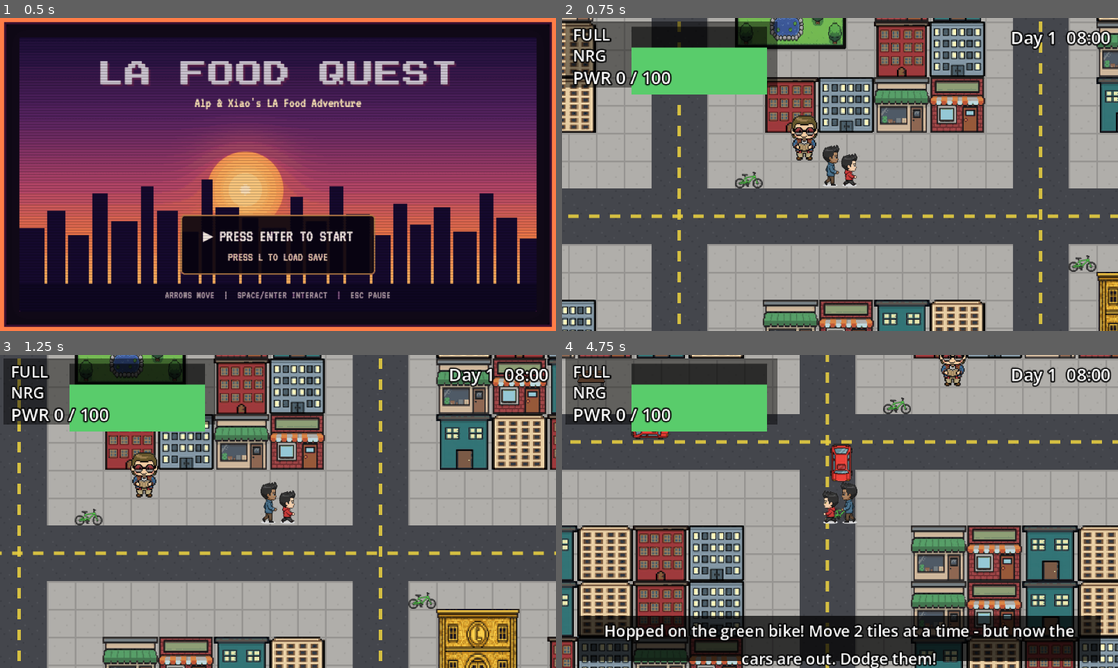
Above: before the commit, frames 1-4 (two rows, left to right).
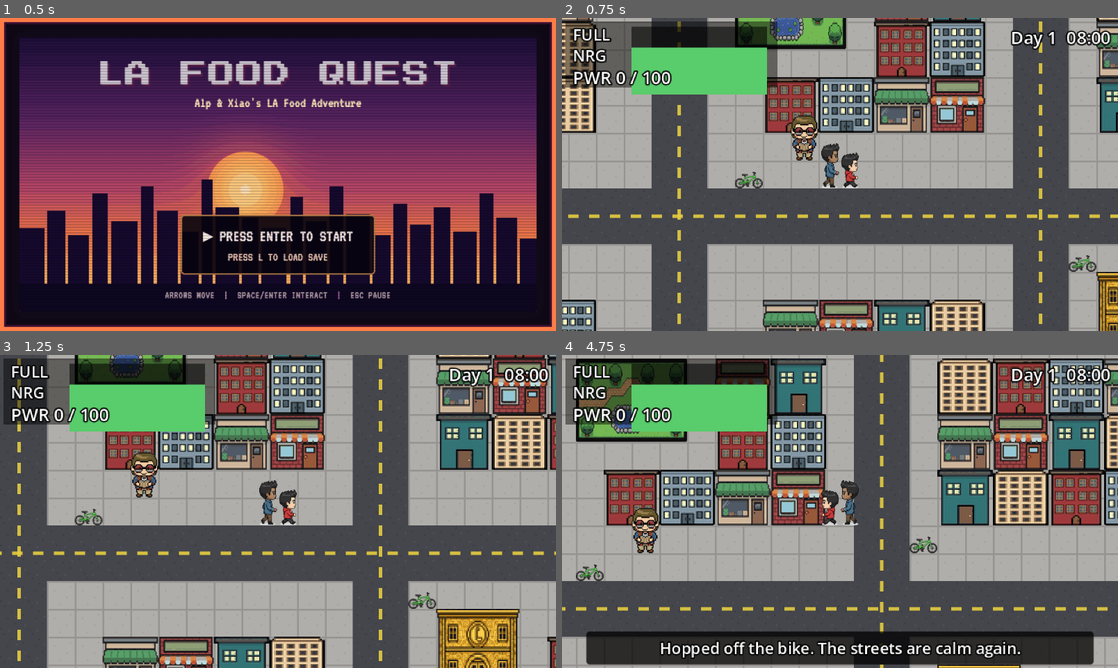
Above: after the commit, the same moments.

Repository: alexselig/la-food-quest
Game: Godot game, scene res://scenes/title.tscn
The game is run twice, just before and just after one commit, with the same random seed, the same clock (stepped at 60 frames per second) and the same inputs.
Inputs:
- Up to frame 1 (0.5 s): no input
- Up to frame 2 (0.75 s): tap Enter (ui_accept) at 0.5 s; hold Right (ui_right) from 0.53 s (still down); hold Enter (ui_accept) from 0.53 s (still down); tap L at 0.6 s
- Up to frame 3 (1.25 s): keep holding Right (ui_right); keep holding Enter (ui_accept)
- Up to frame 4 (4.75 s): release Right (ui_right) at 1.28 s; release Enter (ui_accept) at 1.28 s; hold Down (ui_down) 1.28-2.03 s; tap Enter (ui_accept) at 1.35, 1.52, 1.82, 3.02, 3.32, 4.35, 4.52 s; tap L at 1.55, 2.1, 3.05, 3.6, 4.55 s; hold Right (ui_right) 2.03-2.78 s; hold Enter (ui_accept) 2.03-2.78 s; hold Up (ui_up) 2.78-3.53 s; tap Q at 2.85 s; tap D at 3.5 s; hold Enter (ui_accept) 3.53-4.28 s; hold Left (ui_left) from 3.53 s (still down)

Frame 1 is identical in both runs. In frame 2, 0.3% of the frame differs, in the area x 46-54%, y 40-55%; in frame 3, 0.3%; in frame 4, 78%, in the area x 0-100%, y 0-100%.

Commit message:
Refine bike: tandem sprite (both riding), bike vanishes on mount, D dismounts (+re-park); game-over restarts the run; auto-sizing toast panel; shorter NPC line
Co-authored-by: Copilot <223556219+Copilot@users.noreply.github.com>

Diff:
--- a/scripts/game_over.gd
+++ b/scripts/game_over.gd
@@ -25,7 +25,7 @@
         add_child(tr)
     _label("GAME OVER", 126, 16, Color(1, 0.32, 0.32))
     _label("Alp & Xiao got run over on the bike!", 148, 8, Color(1, 0.92, 0.92))
-    _label("Press ENTER for the title", 162, 9, Color(0.75, 1.0, 0.75))
+    _label("Press ENTER to start over", 162, 9, Color(0.75, 1.0, 0.75))
 
 func _label(text: String, y: float, size: int, col: Color) -> void:
     var l := Label.new()
@@ -51,4 +51,4 @@
         var gs := get_node_or_null("/root/GameState")
         if gs:
             gs.reset()
-        get_tree().change_scene_to_file("res://scenes/title.tscn")
+        get_tree().change_scene_to_file("res://scenes/world.tscn")
--- a/scripts/grid_player.gd
+++ b/scripts/grid_player.gd
@@ -1,7 +1,7 @@
 extends Node2D
 class_name GridPlayer
-## Grid movement for the Alp+Xiao duo. 1 tile/step on foot; on the green bike, 2 tiles/step
-## (faster). Reads GameState.on_bike. Shows a green bike under the duo while riding.
+## Grid movement for Alp+Xiao. On foot: walking duo sprite, 1 tile/step. On the tandem bike:
+## a tandem sprite (both riding it), 2 tiles/step. Reads GameState.on_bike.
 
 const TILE := 16
 const MOVE_TIME := 0.14
@@ -13,10 +13,9 @@
 var on_interact: Callable
 
 var _sprite: Sprite2D
-var _bike: Sprite2D
-var _tex_down: Texture2D
-var _tex_up: Texture2D
-var _tex_side: Texture2D
+var _walk := {}
+var _bike := {}
+var _was_bike := false
 var _gs: Node
 
 func setup(start_cell: Vector2i, blocked_check: Callable) -> void:
@@ -35,8 +34,9 @@
     return is_blocked.is_valid() and is_blocked.call(c)
 
 func _process(_delta: float) -> void:
-    if _bike:
-        _bike.visible = _on_bike()
+    if _on_bike() != _was_bike:
+        _was_bike = _on_bike()
+        _update_sprite()
     if moving:
         return
     if on_interact.is_valid() and Input.is_action_just_pressed("ui_accept"):
@@ -81,26 +81,15 @@
     return Vector2(c.x * TILE + TILE / 2, c.y * TILE + TILE / 2)
 
 func _init_sprite() -> void:
-    _tex_down = _load_tex("res://assets/characters/duo_down.png")
-    _tex_up = _load_tex("res://assets/characters/duo_up.png")
-    _tex_side = _load_tex("res://assets/characters/duo_side.png")
-    var bike_tex := _load_tex("res://assets/props/bike.png")
-    if bike_tex:
-        _bike = Sprite2D.new()
-        _bike.texture = bike_tex
-        _bike.texture_filter = CanvasItem.TEXTURE_FILTER_NEAREST
-        _bike.scale = Vector2(0.4, 0.4)
-        _bike.position = Vector2(0, 1)
-        _bike.z_index = -1
-        _bike.visible = false
-        add_child(_bike)
-    if _tex_down == null and _tex_up == null and _tex_side == null:
-        return
+    _walk[Vector2i.DOWN] = _load_tex("res://assets/characters/duo_down.png")
+    _walk[Vector2i.UP] = _load_tex("res://assets/characters/duo_up.png")
+    _walk["side"] = _load_tex("res://assets/characters/duo_side.png")
+    _bike[Vector2i.DOWN] = _load_tex("res://assets/characters/tandem_down.png")
+    _bike[Vector2i.UP] = _load_tex("res://assets/characters/tandem_up.png")
+    _bike["side"] = _load_tex("res://assets/characters/tandem_side.png")
     _sprite = Sprite2D.new()
     _sprite.centered = true
     _sprite.texture_filter = CanvasItem.TEXTURE_FILTER_NEAREST
-    _sprite.scale = Vector2(0.25, 0.25)
-    _sprite.position = Vector2(0, -5)
     add_child(_sprite)
     _update_sprite()
 
@@ -113,23 +102,28 @@
 func _update_sprite() -> void:
     if _sprite == null:
         return
-    if facing == Vector2i.UP and _tex_up:
-        _sprite.texture = _tex_up
-        _sprite.flip_h = false
-    elif facing == Vector2i.LEFT and _tex_side:
-        _sprite.texture = _tex_side
-        _sprite.flip_h = true
-    elif facing == Vector2i.RIGHT and _tex_side:
-        _sprite.texture = _tex_side
-        _sprite.flip_h = false
-    elif _tex_down:
-        _sprite.texture = _tex_down
-        _sprite.flip_h = false
+    var set_: Dictionary = _bike if _on_bike() else _walk
+    var flip := false
+    var tex: Texture2D = null
+    if facing == Vector2i.UP:
+        tex = set_.get(Vector2i.UP)
+    elif facing == Vector2i.LEFT:
+        tex = set_.get("side")
+        flip = true
+    elif facing == Vector2i.RIGHT:
+        tex = set_.get("side")
+    else:
+        tex = set_.get(Vector2i.DOWN)
+    if tex == null:
+        tex = set_.get(Vector2i.DOWN)
+    if tex == null:
+        return
+    _sprite.texture = tex
+    _sprite.flip_h = flip
+    var target_h: float = 34.0 if _on_bike() else 26.0
+    _sprite.scale = Vector2.ONE * (target_h / float(tex.get_height()))
+    _sprite.position = Vector2(0, -6.0 if _on_bike() else -5.0)
 
 func _draw() -> void:
     if _sprite != null:
         return
-    draw_rect(Rect2(-7, -14, 5, 12), Color(0.20, 0.36, 0.68))
-    draw_rect(Rect2(-7, -18, 5, 4), Color(0.80, 0.66, 0.52))
-    draw_rect(Rect2(1, -10, 5, 8), Color(0.78, 0.20, 0.20))
-    draw_rect(Rect2(1, -13, 5, 3), Color(0.95, 0.84, 0.70))
--- a/scripts/hud.gd
+++ b/scripts/hud.gd
@@ -1,12 +1,12 @@
 extends CanvasLayer
-## Readable HUD bound to GameState: Fullness / Energy bars, Power/goal, clock, and a
-## word-wrapped toast panel that never runs off screen.
+## Readable HUD: Fullness / Energy bars, Power/goal, clock, and an auto-sizing toast panel
+## that grows to fit multi-line messages (never overflows its background).
 
 var _full: ProgressBar
 var _energy: ProgressBar
 var _power_lbl: Label
 var _clock_lbl: Label
-var _toast_bg: ColorRect
+var _toast_panel: PanelContainer
 var _toast_lbl: Label
 var _toast_t := 0.0
 
@@ -22,34 +22,35 @@
     panel.position = Vector2(2, 2)
     panel.size = Vector2(122, 38)
     root.add_child(panel)
-
     _label(root, Vector2(6, 3), "FULL", 9)
     _full = _bar(root, Vector2(40, 5), Color(0.95, 0.62, 0.20))
     _label(root, Vector2(6, 15), "NRG", 9)
     _energy = _bar(root, Vector2(40, 17), Color(0.35, 0.80, 0.42))
     _power_lbl = _label(root, Vector2(6, 27), "PWR 0 / 100", 10)
-
     _clock_lbl = _label(root, Vector2(196, 4), "Day 1  08:00", 10)
     _clock_lbl.size = Vector2(120, 14)
     _clock_lbl.horizontal_alignment = HORIZONTAL_ALIGNMENT_RIGHT
 
-    _toast_bg = ColorRect.new()
-    _toast_bg.color = Color(0, 0, 0, 0.72)
-    _toast_bg.position = Vector2(10, 150)
-    _toast_bg.size = Vector2(300, 26)
-    _toast_bg.visible = false
-    root.add_child(_toast_bg)
+    _toast_panel = PanelContainer.new()
+    var sb := StyleBoxFlat.new()
+    sb.bg_color = Color(0, 0, 0, 0.75)
+    sb.set_corner_radius_all(2)
+    sb.content_margin_left = 6
+    sb.content_margin_right = 6
+    sb.content_margin_top = 3
+    sb.content_margin_bottom = 3
+    _toast_panel.add_theme_stylebox_override("panel", sb)
+    _toast_panel.visible = false
+    root.add_child(_toast_panel)
     _toast_lbl = Label.new()
-    _toast_lbl.position = Vector2(6, 2)
-    _toast_lbl.size = Vector2(288, 22)
+    _toast_lbl.custom_minimum_size = Vector2(280, 0)
     _toast_lbl.autowrap_mode = TextServer.AUTOWRAP_WORD_SMART
     _toast_lbl.horizontal_alignment = HORIZONTAL_ALIGNMENT_CENTER
-    _toast_lbl.vertical_alignment = VERTICAL_ALIGNMENT_CENTER
     _toast_lbl.add_theme_font_size_override("font_size", 9)
     _toast_lbl.add_theme_color_override("font_color", Color(1, 1, 1))
     _toast_lbl.add_theme_color_override("font_outline_color", Color(0, 0, 0))
     _toast_lbl.add_theme_constant_override("outline_size", 3)
-    _toast_bg.add_child(_toast_lbl)
+    _toast_panel.add_child(_toast_lbl)
 
     var g := _gs()
     if g:
@@ -64,17 +65,21 @@
 
 func toast(text: String) -> void:
     _toast_lbl.text = text
-    _toast_bg.visible = true
-    _toast_bg.modulate.a = 1.0
-    _toast_t = 3.2
+    _toast_panel.reset_size()
+    var sz := _toast_panel.get_combined_minimum_size()
+    _toast_panel.size = sz
+    _toast_panel.position = Vector2((320.0 - sz.x) / 2.0, 178.0 - sz.y)
+    _toast_panel.visible = true
+    _toast_panel.modulate.a = 1.0
+    _toast_t = 3.4
 
 func _process(delta: float) -> void:
     if _toast_t > 0.0:
         _toast_t -= delta
         if _toast_t <= 0.0:
-            _toast_bg.visible = false
+            _toast_panel.visible = false
         elif _toast_t < 0.6:
-            _toast_bg.modulate.a = _toast_t / 0.6
+            _toast_panel.modulate.a = _toast_t / 0.6
 
 func _refresh() -> void:
     var g := _gs()
--- a/scripts/world.gd
+++ b/scripts/world.gd
@@ -160,10 +160,48 @@
 func _on_interact(cell: Vector2i) -> void:
     var msg := interact_at(cell)
     if msg == "" and gs != null and gs.on_bike and not objects_by_cell.has(cell):
-        gs.set_bike(false)
-        msg = "Hopped off the bike. The streets are calm again."
+        _dismount_bike()
+        return
     if msg != "" and hud:
         hud.toast(msg)
+
+func _mount_bike(o: Dictionary) -> void:
+    gs.set_bike(true)
+    _remove_object(o)
+
+func _dismount_bike() -> void:
+    if gs == null or not gs.on_bike:
+        return
+    gs.set_bike(false)
+    if player != null:
+        for c in [player.cell - player.facing, player.cell + player.facing]:
+            if not is_blocked(c):
+                _add_bike_at(c)
+                break
+    if hud:
+        hud.toast("Hopped off the bike. The streets are calm again.")
+
+func _remove_object(o: Dictionary) -> void:
+    var rect: Rect2i = o["rect"]
+    for i in range(rect.position.x, rect.position.x + rect.size.x):
+        for j in range(rect.position.y, rect.position.y + rect.size.y):
+            var c := Vector2i(i, j)
+            objects_by_cell.erase(c)
+            blocked.erase(c)
+    objects.erase(o)
+    queue_redraw()
+
+func _add_bike_at(cell: Vector2i) -> void:
+    var o := {"type": "bike", "id": "bike", "name": "Green Bike", "rect": Rect2i(cell.x, cell.y, 1, 1)}
+    objects.append(o)
+    objects_by_cell[cell] = o
+    blocked[cell] = true
+    queue_redraw()
+
+func _unhandled_input(event: InputEvent) -> void:
+    if event is InputEventKey and event.pressed and not event.echo and event.keycode == KEY_D:
+        if gs != null and gs.on_bike:
+            _dismount_bike()
 
 func interact_at(cell: Vector2i) -> String:
     if not objects_by_cell.has(cell) or gs == null:
@@ -190,7 +228,7 @@
         "npc":
             if gs.quest_state >= 2:
                 return "%s: The Golden Ladle is open to you now - go feast!" % o["name"]
-            return "%s: Find The Golden Ladle! Eat around the city to reach 100 PWR and it will reveal itself." % o["name"]
+            return "%s: Reach 100 PWR by eating, then find The Golden Ladle!" % o["name"]
         "legendary":
             if gs.quest_state >= 2:
                 gs.set_quest_state(3)
@@ -198,10 +236,8 @@
                 return "You found THE GOLDEN LADLE! Alp & Xiao feast like kings. YOU WIN!"
             return "The Golden Ladle stays hidden... reach 100 PWR first to prove yourselves."
         "bike":
-            gs.set_bike(not gs.on_bike)
-            if gs.on_bike:
-                return "Hopped on the green bike! Move 2 tiles at a time - but now the cars are out. Dodge them!"
-            return "Parked the bike. The streets are calm again."
+            _mount_bike(o)
+            return "Hopped on the tandem bike! Move 2 tiles per step. Press D to hop off. Cars are out now - dodge them!"
     return ""
 
 func _celebrate(text: String) -> void:
--- a/test/logic_test.gd
+++ b/test/logic_test.gd
@@ -112,8 +112,9 @@
     f += ck(GS5.on_bike == false, "starts off the bike")
     Wb.interact_at(Vector2i(16, 18))
     f += ck(GS5.on_bike == true, "interacting green bike mounts")
-    Wb.interact_at(Vector2i(16, 18))
-    f += ck(GS5.on_bike == false, "interacting green bike again dismounts")
+    f += ck(not Wb.objects_by_cell.has(Vector2i(16, 18)), "mounted bike disappears from the map")
+    Wb._dismount_bike()
+    f += ck(GS5.on_bike == false, "dismount (D) hops off the bike")
     GS5.free()
     Wb.free()
 
Binary file added: assets/characters/tandem_down.png
Binary file added: assets/characters/tandem_side.png
Binary file added: assets/characters/tandem_up.png
